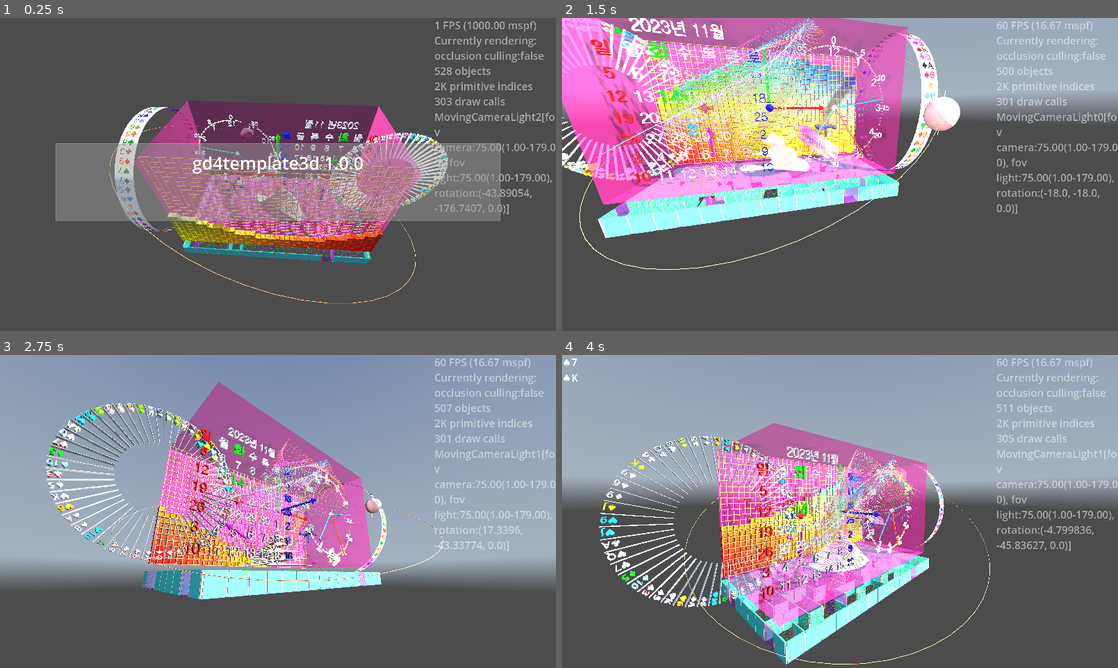
Above: before the commit, frames 1-4 (two rows, left to right).
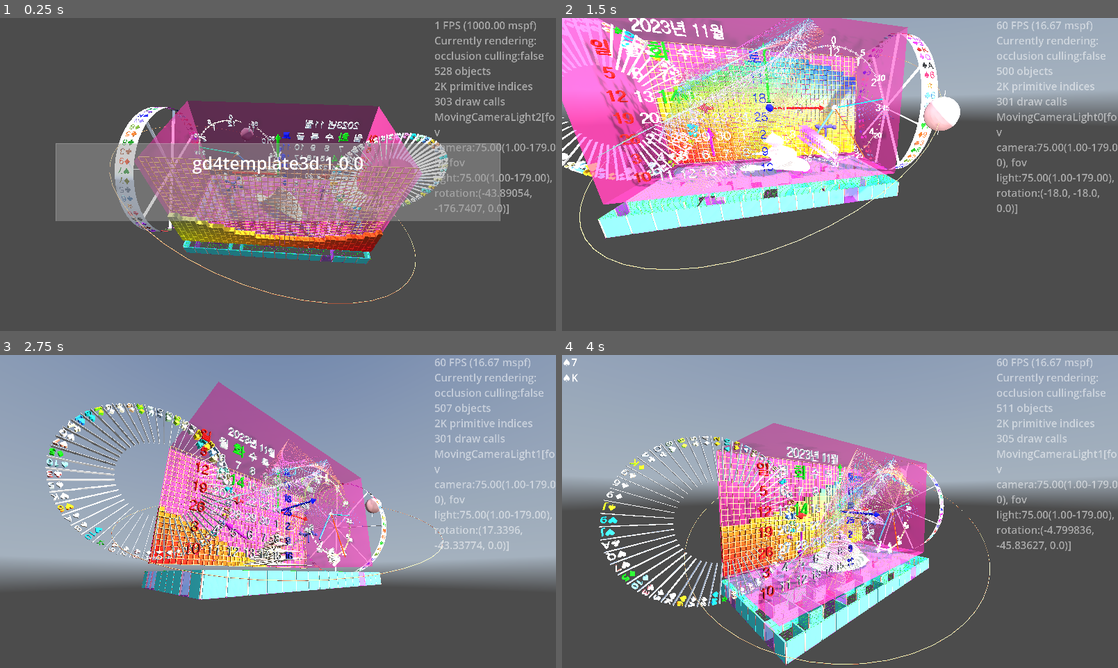
Above: after the commit, the same moments.

Repository: kasworld/gd4template3d
Game: Godot game, scene res://main.tscn
The game is run twice, just before and just after one commit, with the same random seed, the same clock (stepped at 60 frames per second) and the same inputs. A sky picture missing from this copy of the repository is replaced by a grey-blue gradient.
Inputs (mouse positions are in pixels of both pictures, inside the frame that each line leads up to):
- Up to frame 1 (0.25 s): no input
- Up to frame 2 (1.5 s): tap Enter at 0.5 s; move the mouse to (962, 158) at 0.52 s; hold Right 0.53-1.28 s; tap Q at 0.6 s; click (962, 158) at 0.67 s; move the mouse to (728, 190) at 1.27 s; hold Down from 1.28 s (still down); tap E at 1.35 s
- Up to frame 3 (2.75 s): move the mouse to (333, 442) at 2.02 s; release Down at 2.03 s; hold Right from 2.03 s (still down); tap Enter at 2.1 s
- Up to frame 4 (4 s): move the mouse to (812, 574) at 2.77 s; release Right at 2.78 s; hold Up 2.78-3.53 s; tap Q at 2.85 s; click (812, 574) at 2.92 s; move the mouse to (1006, 558) at 3.52 s; hold Left from 3.53 s (still down); tap E at 3.6 s

The runs differ from the first frame. In frame 1, 0.4% of the frame differs, in the area x 24-42%, y 29-74%; in frame 2, 0.6%, in the area x 45-65%, y 5-51%; in frame 3, 0.2%; in frame 4, 0.2%.

Commit message:
add spoke to reel

Diff:
--- a/slot_reel/slot_reel.gd
+++ b/slot_reel/slot_reel.gd
@@ -24,6 +24,10 @@
 		k.rotation.x = 2*PI/count *i
 		add_child(k)
 		symbol_list.append(k)
+
+	var spoke := MultiMeshShape.집중선만들기(r*0.99, 0.0, 1.0, symbol크기.x*0.2, 8, Color.WHITE)
+	spoke.rotate_y(PI/2)
+	add_child( spoke )
 
 	$MeshInstance3D.mesh.material.albedo_color = Color.WHITE
 	$MeshInstance3D.mesh.top_radius = calc_radius()
